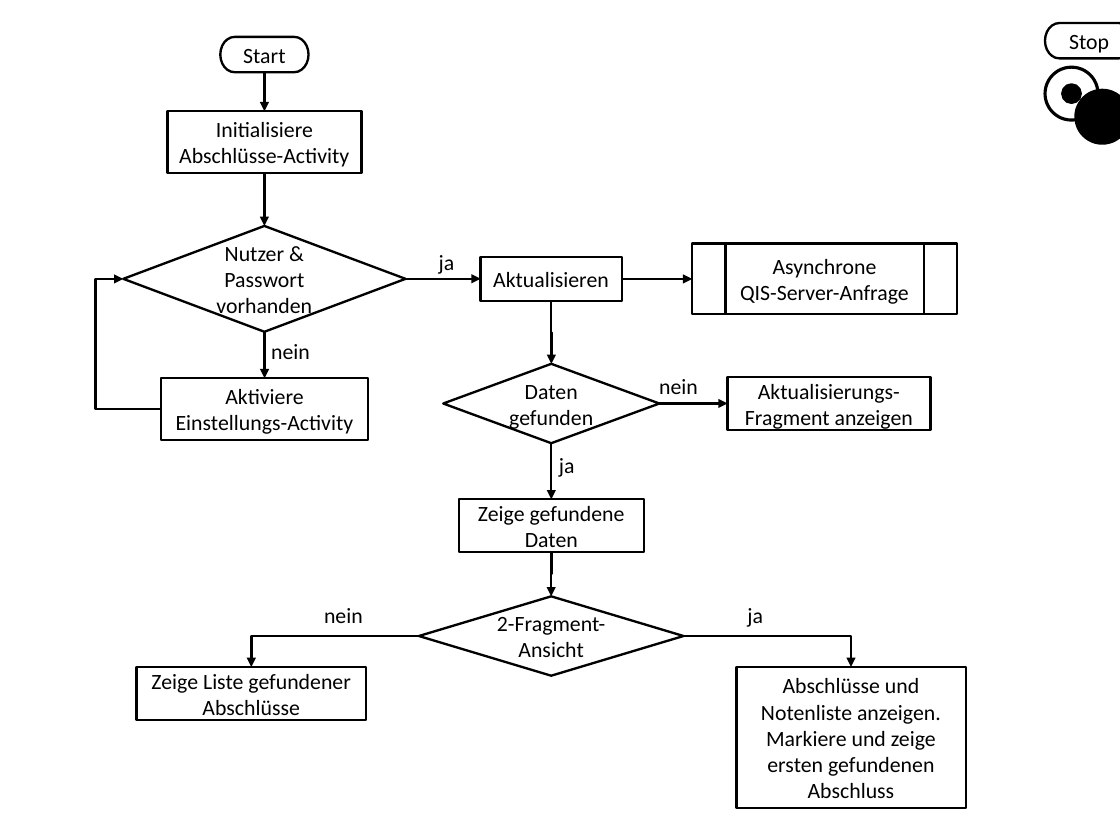
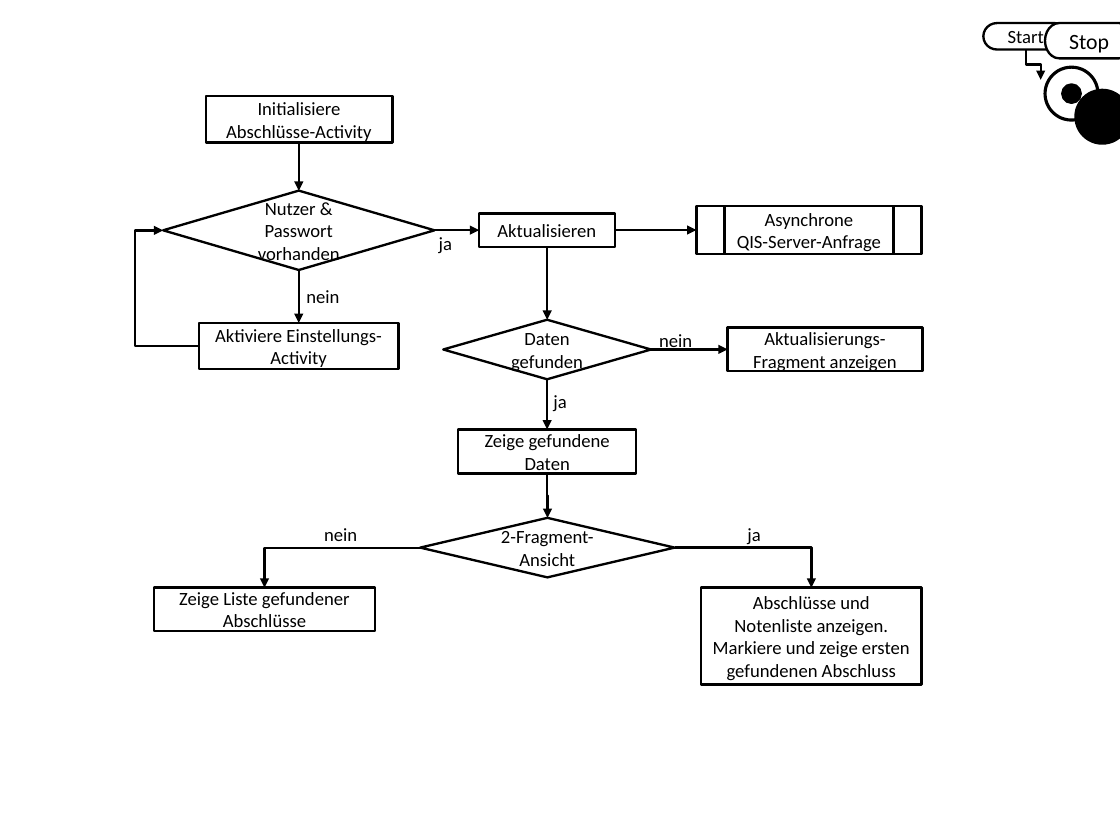
Before and after one commit to n0rf/htwg-grade-app, a slide deck: slide 3 of docs/notenapp.pptx. Drawn at 1120x840 pixels with LibreOffice and Linux fonts; fonts in the diff are those of the drawing. Boxes give left, top, right and bottom in pixels: in the first picture for what was removed or moved away, otherwise in the second. Text is boxed around its words. In the diff, an @@ line names an element or a change of style, - is before the commit and + after.

Commit message:
format of ablaufdiagramm

```diff
--- a/docs/notenapp.pptx
+++ b/docs/notenapp.pptx
@@ size 14 to 12 pt in 18 elements at (439,237,452,253), (206,96,393,142), (479,214,615,248), (728,327,923,371), (659,334,692,351), (444,320,652,380), (324,528,357,541), (458,429,636,473), (164,190,435,270), (697,206,922,254), (553,395,566,411), (199,323,399,368), (155,588,375,632), (306,290,339,303), (420,517,674,577), (747,528,760,544), (701,588,922,685), (983,24,1068,50) @@
@@ pill shape "Start": place and size @@
-pill shape "Start" at (221,37,309,72)
+pill shape "Start" at (983,24,1068,50)
@@ elbow arrow moved from (264, 72) - (264, 111) to (1026, 49) - (1040, 80) @@
@@ rectangle "Initialisiere Abschlüsse-Activity": place and size @@
-rectangle "Initialisiere Abschlüsse-Activity" at (168,111,362,172)
+rectangle "Initialisiere Abschlüsse-Activity" at (206,96,393,142)
@@ elbow arrow moved from (264, 174) - (264, 226) to (299, 142) - (299, 190) @@
@@ diamond "Nutzer & Passwort vorhanden": place and size @@
-diamond "Nutzer & Passwort vorhanden" at (123,226,405,332)
+diamond "Nutzer & Passwort vorhanden" at (164,190,435,270)
@@ flow chart predefined process "Asynchrone": place and size @@
-flow chart predefined process "Asynchrone" at (692,244,956,315)
+flow chart predefined process "Asynchrone" at (697,206,922,254)
@@ elbow arrow moved from (161, 409) - (123, 279) to (199, 346) - (164, 231) @@
@@ text "ja": place and size @@
-text "ja" at (439,255,455,274)
+text "ja" at (439,237,452,253)
@@ elbow arrow moved from (405, 279) - (480, 279) to (435, 231) - (479, 231) @@
@@ rectangle "Aktualisieren": place and size @@
-rectangle "Aktualisieren" at (480,256,622,300)
+rectangle "Aktualisieren" at (479,214,615,248)
@@ elbow arrow moved from (622, 279) - (692, 279) to (615, 231) - (697, 230) @@
@@ elbow arrow moved from (551, 301) - (551, 364) to (547, 246) - (548, 320) @@
@@ text "nein": place and size @@
-text "nein" at (271,344,310,359)
+text "nein" at (306,290,339,303)
@@ elbow arrow moved from (264, 332) - (264, 379) to (299, 270) - (299, 323) @@
@@ rectangle "Aktiviere Einstellungs-Activity": place and size @@
-rectangle "Aktiviere Einstellungs-Activity" at (161,379,368,440)
+rectangle "Aktiviere Einstellungs-Activity" at (199,323,399,368)
@@ diamond "Daten gefunden": place and size @@
-diamond "Daten gefunden" at (444,364,660,444)
+diamond "Daten gefunden" at (444,320,652,380)
@@ text "nein": place and size @@
-text "nein" at (659,379,698,394)
+text "nein" at (659,334,692,351)
@@ rectangle "Aktualisierungs-Fragment anzeigen": place and size @@
-rectangle "Aktualisierungs-Fragment anzeigen" at (728,377,931,430)
+rectangle "Aktualisierungs-Fragment anzeigen" at (728,327,923,371)
@@ elbow arrow moved from (660, 403) - (728, 403) to (651, 349) - (728, 349) @@
@@ text "ja": place and size @@
-text "ja" at (559,458,575,477)
+text "ja" at (553,395,566,411)
@@ elbow arrow moved from (551, 444) - (551, 500) to (548, 380) - (548, 429) @@
@@ rectangle "Zeige gefundene Daten": place and size @@
-rectangle "Zeige gefundene Daten" at (459,500,644,552)
+rectangle "Zeige gefundene Daten" at (458,429,636,473)
@@ elbow arrow moved from (551, 552) - (551, 596) to (548, 474) - (548, 517) @@
@@ text "nein": place and size @@
-text "nein" at (324,608,363,623)
+text "nein" at (324,528,357,541)
@@ diamond "2-Fragment-Ansicht": place and size @@
-diamond "2-Fragment-Ansicht" at (419,596,683,675)
+diamond "2-Fragment-Ansicht" at (420,517,674,577)
@@ text "ja": place and size @@
-text "ja" at (747,608,763,627)
+text "ja" at (747,528,760,544)
@@ elbow arrow moved from (419, 636) - (251, 666) to (420, 548) - (264, 588) @@
@@ elbow arrow moved from (683, 636) - (851, 666) to (674, 548) - (811, 588) @@
@@ rectangle "Zeige Liste gefundener Abschlüsse": place and size @@
-rectangle "Zeige Liste gefundener Abschlüsse" at (137,666,366,719)
+rectangle "Zeige Liste gefundener Abschlüsse" at (155,588,375,632)
@@ rectangle "Abschlüsse und Notenliste anzeigen. Markiere ...": place and size @@
-rectangle "Abschlüsse und Notenliste anzeigen. Markiere ..." at (736,666,965,808)
+rectangle "Abschlüsse und Notenliste anzeigen. Markiere ..." at (701,588,922,685)
```
